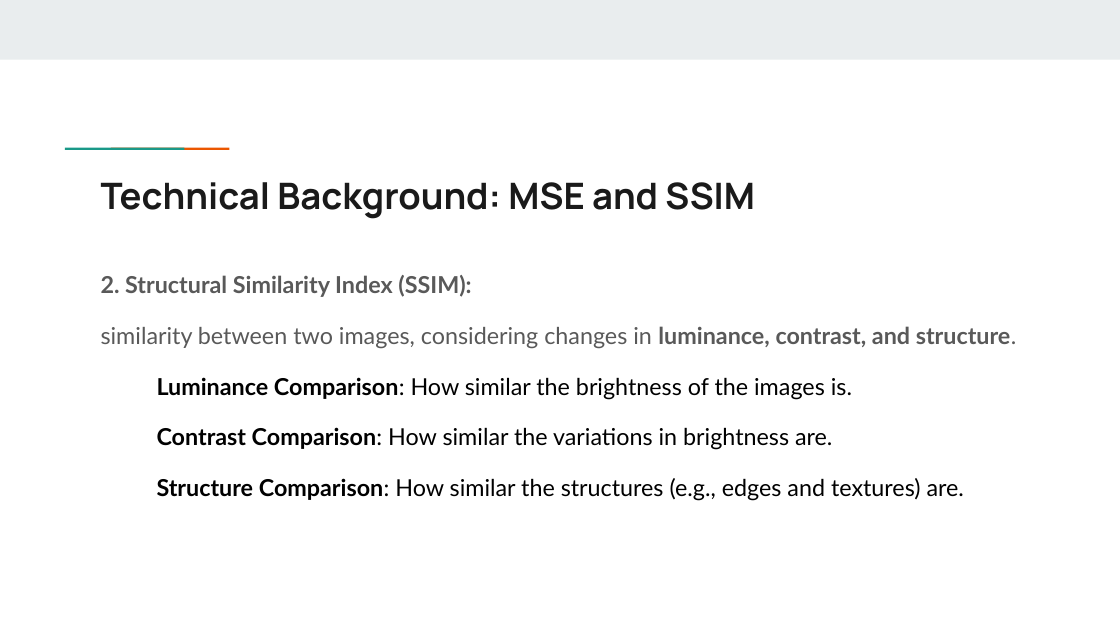
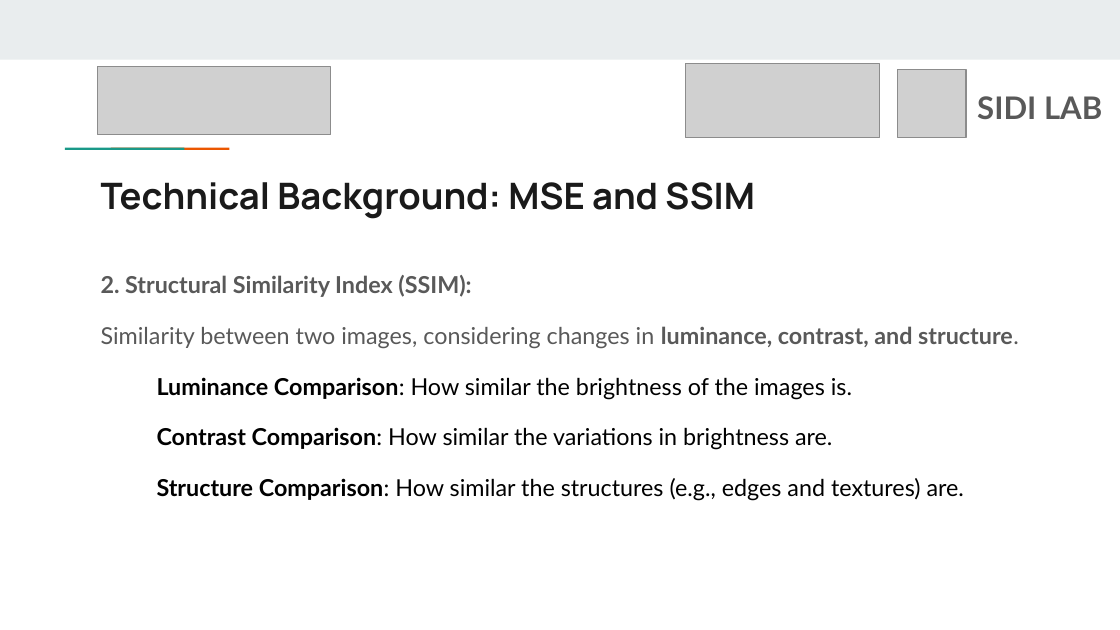
Before and after one commit to YuewanSun/Hackathon_IDETC2024, a slide deck: slide 4 of Hackathon_NIST.pptx. Drawn at 1120x630 pixels with LibreOffice and Linux fonts; fonts in the diff are those of the drawing; grey boxes stand for pictures. Boxes give left, top, right and bottom in pixels: in the first picture for what was removed or moved away, otherwise in the second. Text is boxed around its words. In the diff, an @@ line names an element or a change of style, - is before the commit and + after.

```diff
--- a/Hackathon_NIST.pptx
+++ b/Hackathon_NIST.pptx
@@ picture added at <box>97,67,330,136</box> @@
@@ picture added at <box>685,64,879,138</box> @@
@@ picture added at <box>898,69,967,138</box> @@
@@ text added at <box>977,96,1102,119</box>, 20 pt, text #595959, bold @@
+SIDI LAB
@@ text at <box>101,326,1019,349</box>: text changed @@
-similarity between two images, considering changes in luminance, contrast, and structure.
+Similarity between two images, considering changes in luminance, contrast, and structure.
```
Also in this commit, not shown: 11 other slides changed, 2 slides added, 1 slide removed.
